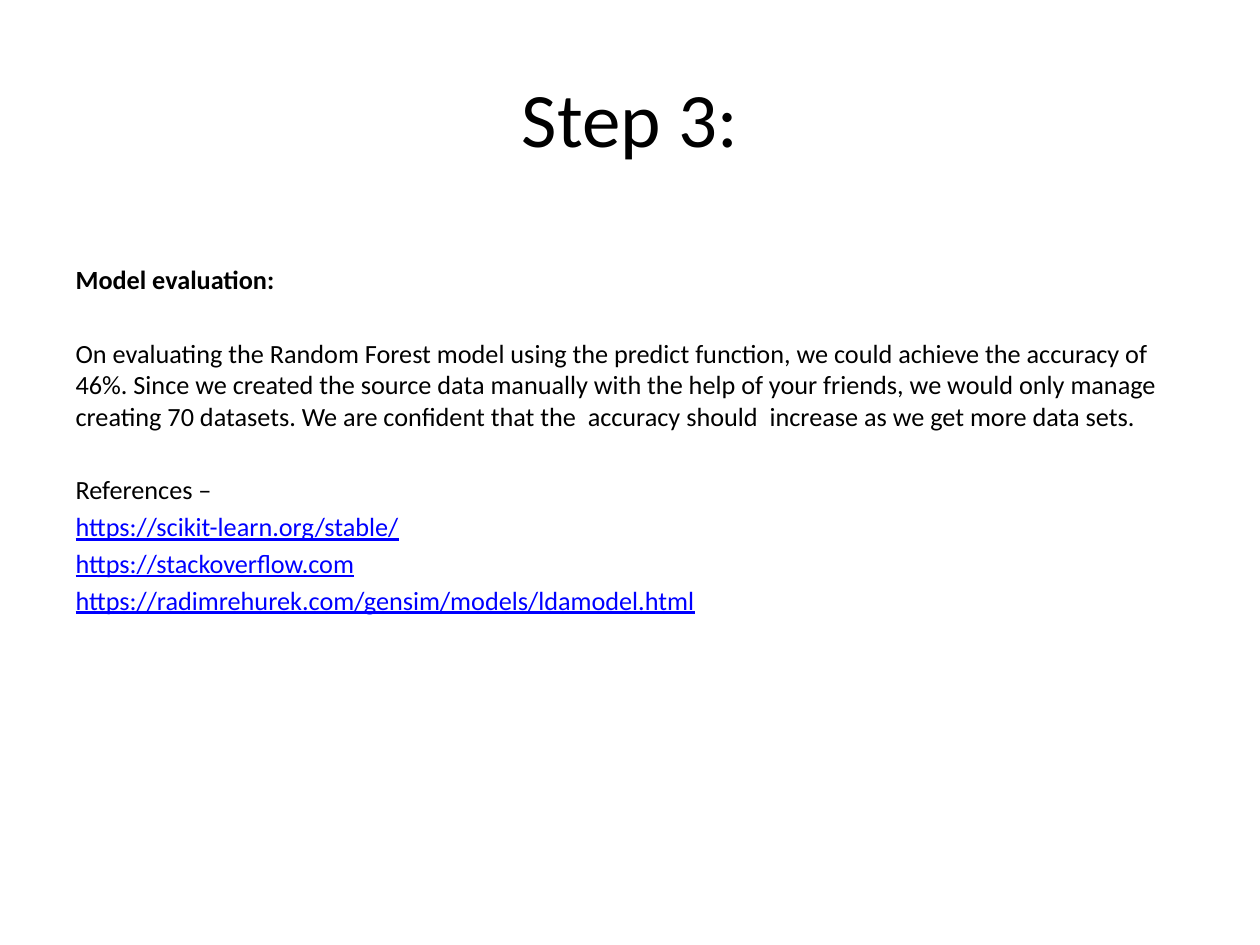
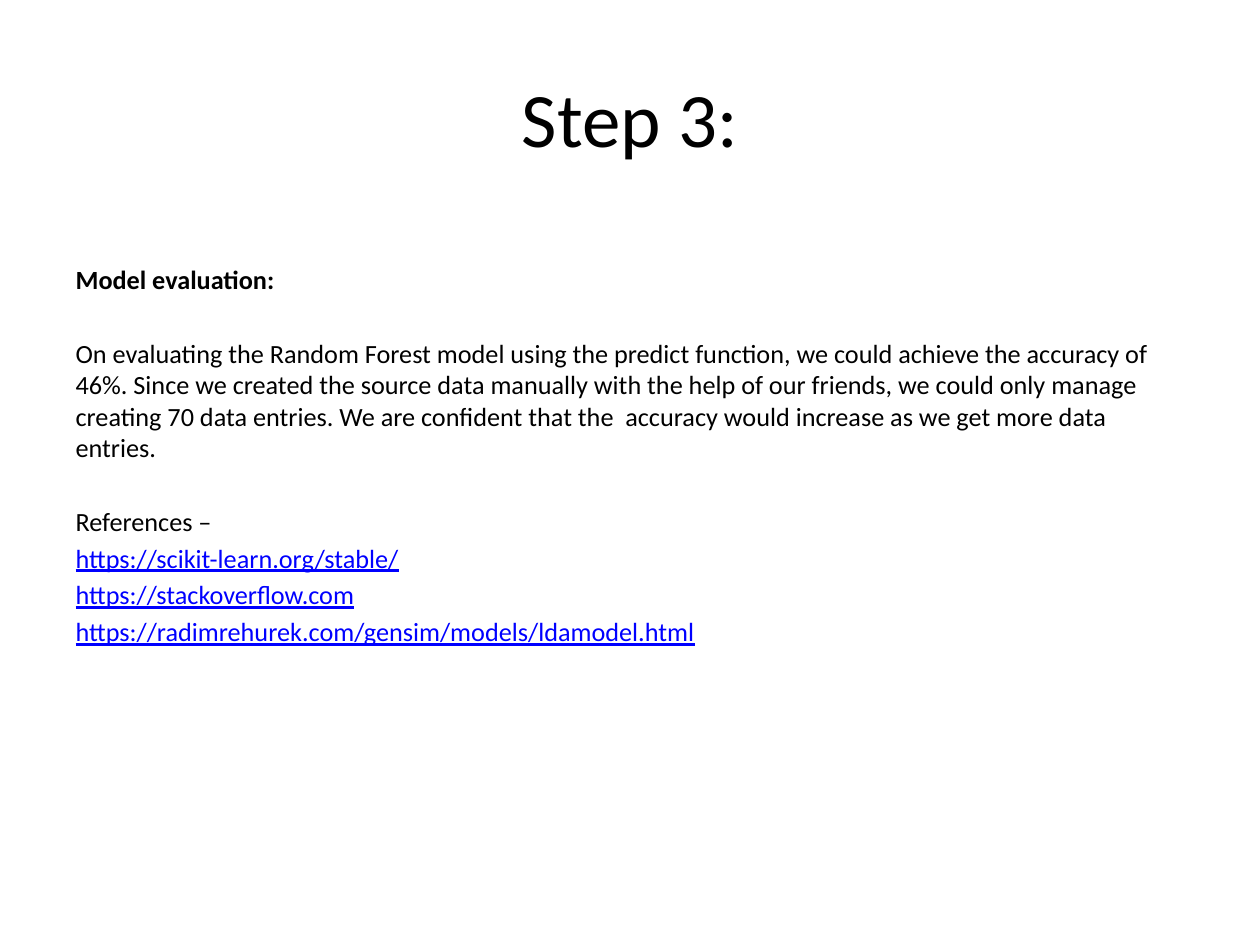
Before and after one commit to amantakhar22/CS-410-Text-Analytics, a slide deck: slide 12 of fake-review-detection.pptx. Drawn at 1260x945 pixels with LibreOffice and Linux fonts; fonts in the diff are those of the drawing. Boxes give left, top, right and bottom in pixels: in the first picture for what was removed or moved away, otherwise in the second. Text is boxed around its words. In the diff, an @@ line names an element or a change of style, - is before the commit and + after.

```diff
--- a/fake-review-detection.pptx
+++ b/fake-review-detection.pptx
@@ text at box(76, 344, 1147, 458): text changed @@
-On evaluating the Random Forest model using the predict function, we could achieve the accuracy of 46%. Since we created the source data manually with the help of your friends, we would only manage creating 70 datasets. We are confident that the accuracy should increase as we get more data sets.
+On evaluating the Random Forest model using the predict function, we could achieve the accuracy of 46%. Since we created the source data manually with the help of our friends, we could only manage creating 70 data entries. We are confident that the accuracy would increase as we get more data entries.
```
